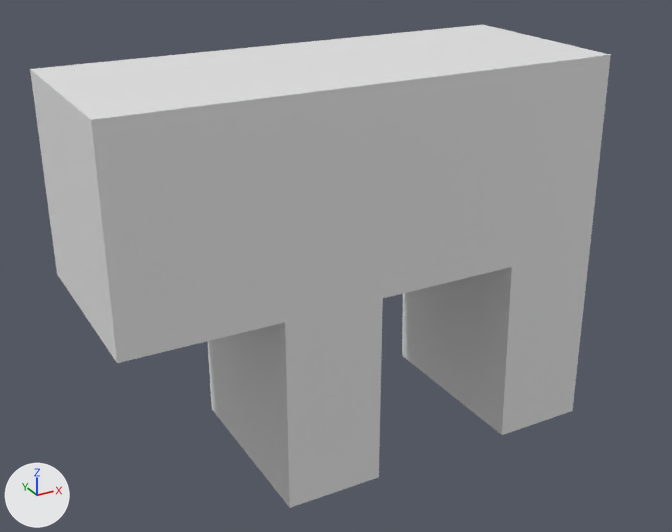
An edit to the COLLADA model untitled.dae, drawn before and after from the same camera.
Both versions are drawn from a 50 mm lens placed at (-6.18, -7.59, 5.35), pointed at (-1.71, 0.52, 1.29). Lighting does not change. The marker at lower left points along +X, +Y and +Z.

Script lines for the objects in view, before the commit:
```python
me_cube = bpy.data.meshes.new('Cube')
me_cube.from_pydata(...)  # 12 vertices, 20 faces; spans x -1.0..4.06, y -1.0..1.0, z -3.0..1.0
me_mag = bpy.data.meshes.new('Mag')
me_mag.from_pydata(...)  # a box spanning x 0.5..1.5, y -1.0..1.0, z -3.0..-1.0
ob_body = bpy.data.objects.new('Body', me_cube)
ob_body.location = (-3.56, 0.0, 2.62)
ob_mag = bpy.data.objects.new('Mag', me_mag)
ob_mag.location = (-3.56, 0.0, 2.62)
```
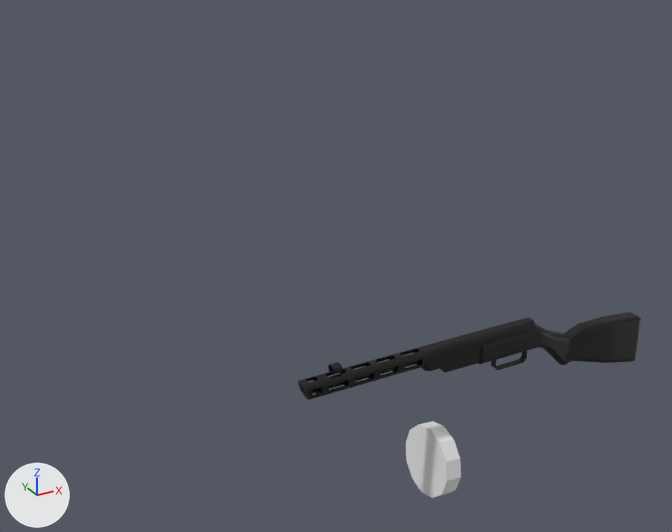
Where the change shows, as pixel boxes [x1, y1, x2, y2] in the pictures (672 x 532 px):
'Body', deleted: before [30, 25, 611, 435]
'Mag', reshaped, moved: before [207, 298, 383, 508]; after [406, 421, 461, 498]
'Main', added (black): after [298, 312, 641, 400]

The change in detail:
Picture 'Untitled.png' (img_untitled_png) is new.
Material 'GunMat' (mat_gunmat) is new.
Its texture is img_untitled_png.
me_mag is used by ob_mag; location (-3.56, 0.0, 2.62).
me_mag had 8 vertices, 12 faces and spanned x 0.5..1.5, y -1.0..1.0, z -3.0..-1.0.
me_mag now has 24 vertices, 44 faces and spans x -0.66..-0.38, y -0.44..0.44, z -0.74..0.16.
me_mag part 1: the whole mesh is rebuilt.
Mesh me_plane_002 is new.
It has 1235 vertices, 2530 faces and spans x -2.42..2.44, y -0.12..0.12, z -0.72..0.41.
It uses material mat_gunmat (picture img_untitled_png).
Object 'Body' (ob_body) is deleted.
Object 'Mag' (ob_mag) moves from (-3.56, 0.0, 2.62) to (-0.16, 0.0, -0.97).
Object 'Main' (ob_main) is new; it shows me_plane_002.
Its location is (0.0, 0.0, 0.0).
